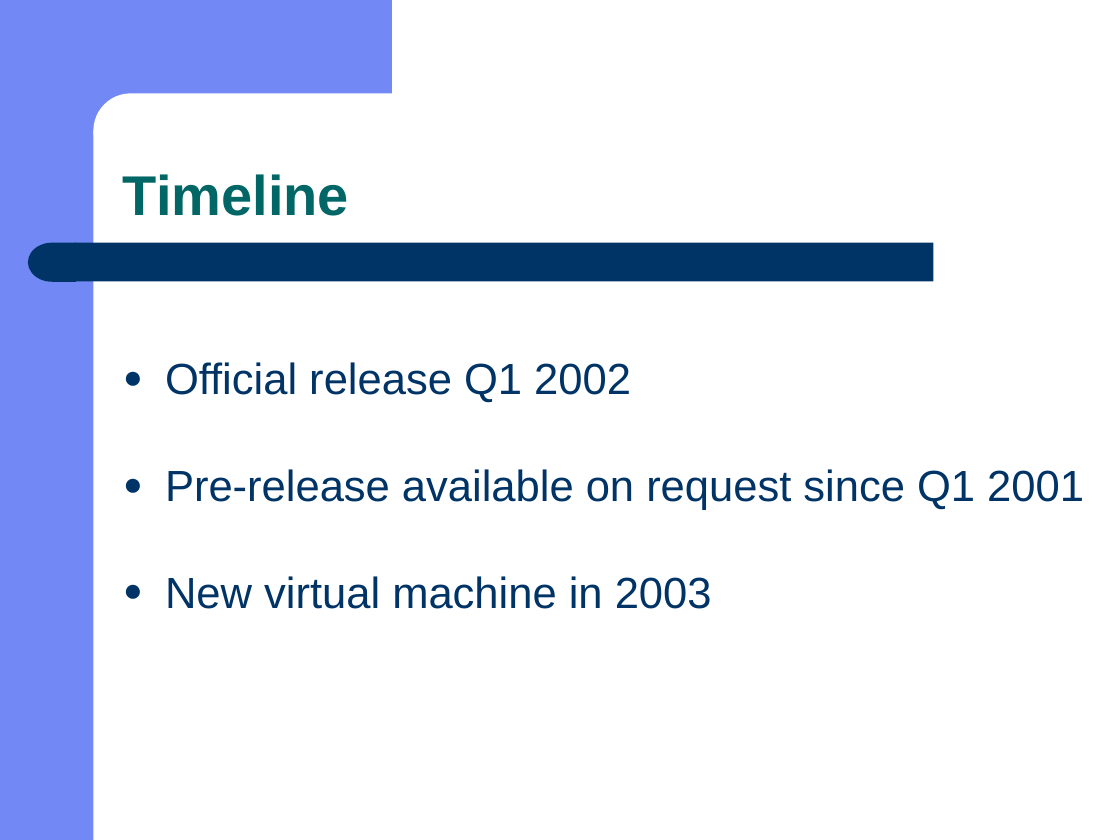
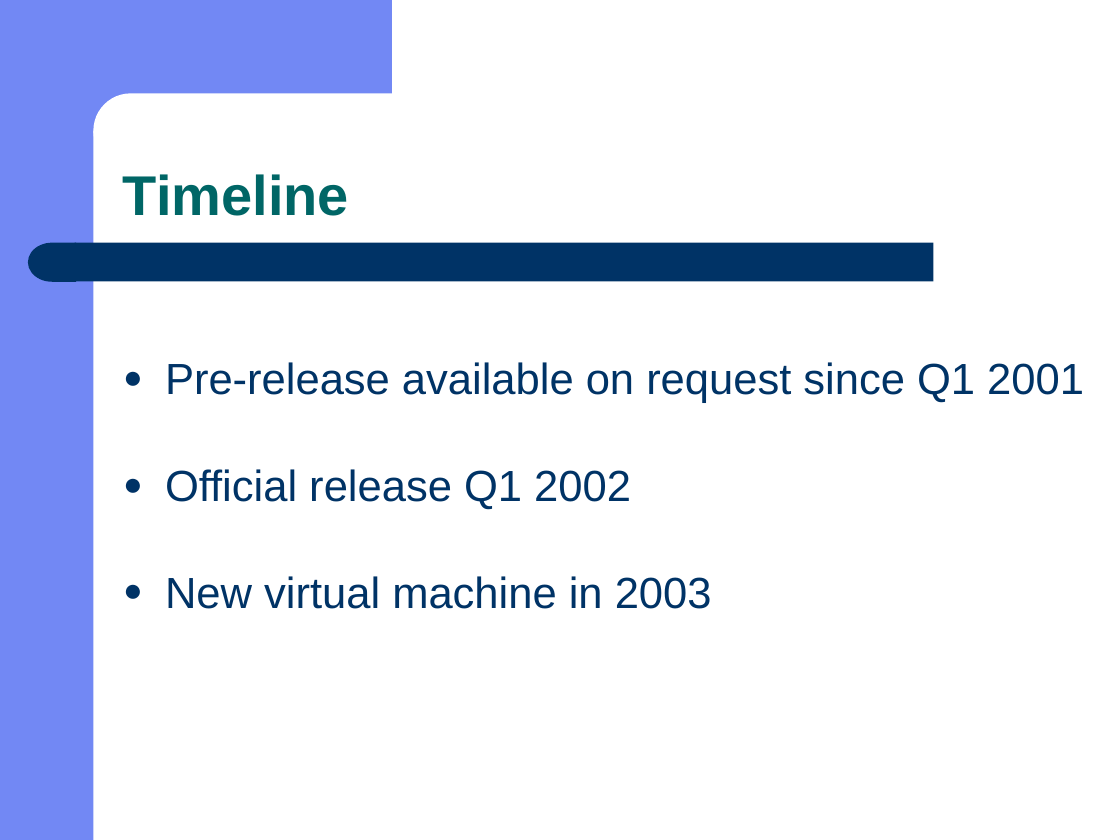
Before and after one commit to doublec/aliceml-abandoned, a slide deck: slide 9 of doc/presentations/C-Tag 2001 Alice.ppt. Drawn at 1120x840 pixels with LibreOffice and Linux fonts; fonts in the diff are those of the drawing. Boxes give left, top, right and bottom in pixels: in the first picture for what was removed or moved away, otherwise in the second. Text is boxed around its words. In the diff, an @@ line names an element or a change of style, - is before the commit and + after.

```diff
--- a/doc/presentations/C-Tag 2001 Alice.ppt
+++ b/doc/presentations/C-Tag 2001 Alice.ppt
@@ text at (165,362,1084,403): paragraph added @@
+● Pre-release available on request since Q1 2001
@@ text at (165,469,1084,510): paragraph removed @@
-● Pre-release available on request since Q1 2001
@@ text at (165,469,631,510): more space between paragraphs @@
```
Also in this commit, not shown: 5 other slides changed.
